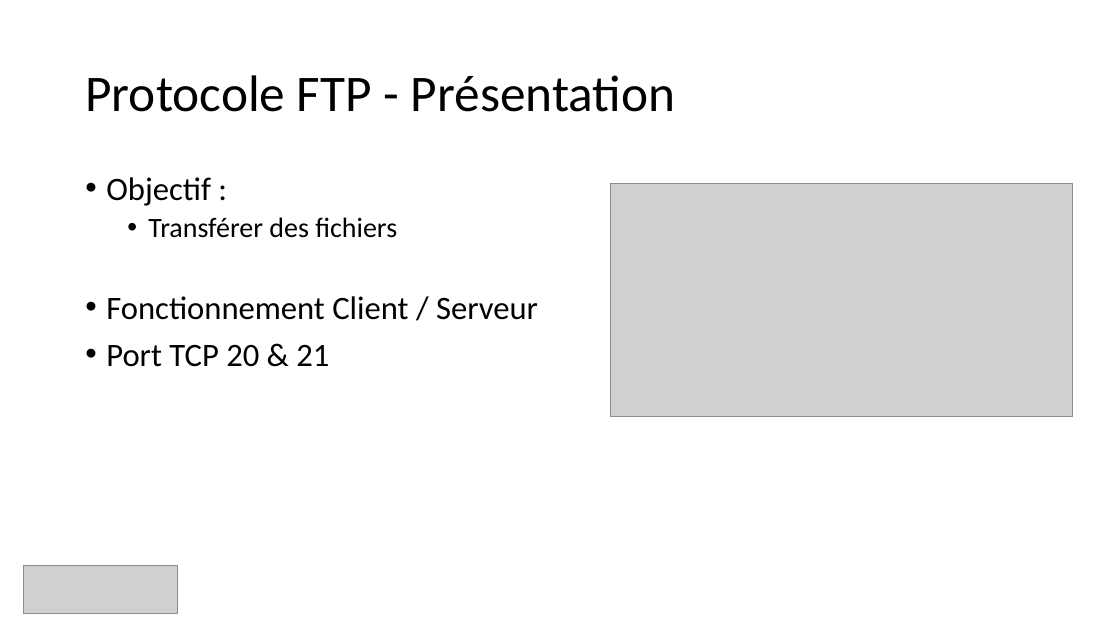
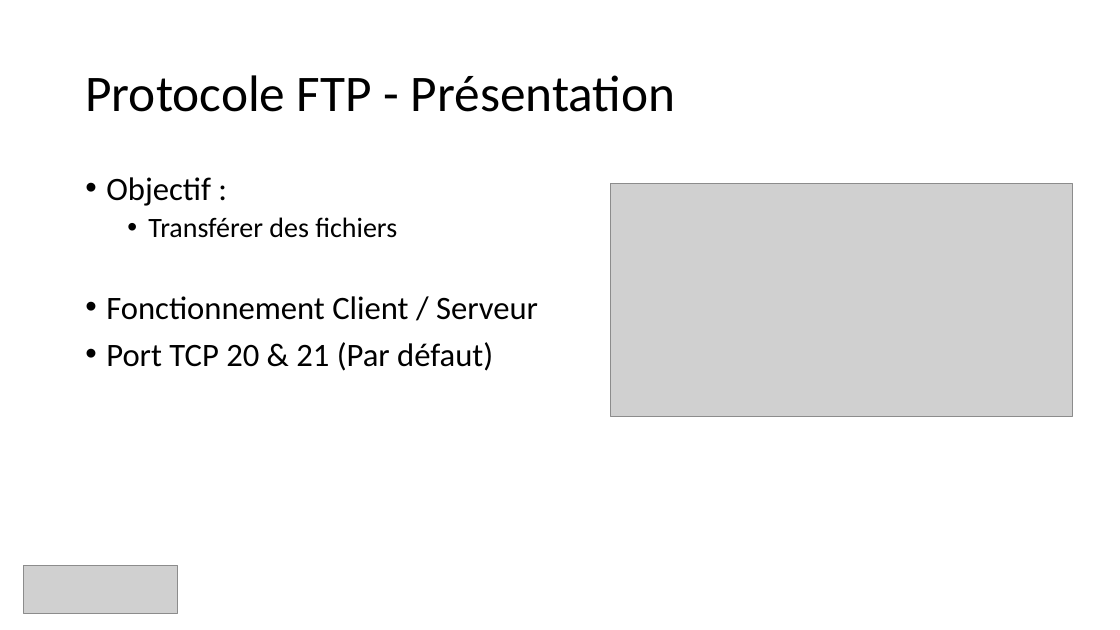
Before and after one commit to guillaume-rico/reseaux_informatiques, a slide deck: slide 20 of 01_CM/CM3 Réseaux Informatiques.pptx (slide 13 before the commit). Drawn at 1120x630 pixels with LibreOffice and Linux fonts; fonts in the diff are those of the drawing; grey boxes stand for pictures. Boxes give left, top, right and bottom in pixels: in the first picture for what was removed or moved away, otherwise in the second. Text is boxed around its words. In the diff, an @@ line names an element or a change of style, - is before the commit and + after.

```diff
--- a/01_CM/CM3 Réseaux Informatiques.pptx
+++ b/01_CM/CM3 Réseaux Informatiques.pptx
@@ text at (x1=106, y1=342, x2=493, y2=371): text changed @@
-• Port TCP 20 & 21
+• Port TCP 20 & 21 (Par défaut)
```
Also in this commit, not shown: 8 other slides changed, 8 slides added, 1 slide removed, 2 other files.
